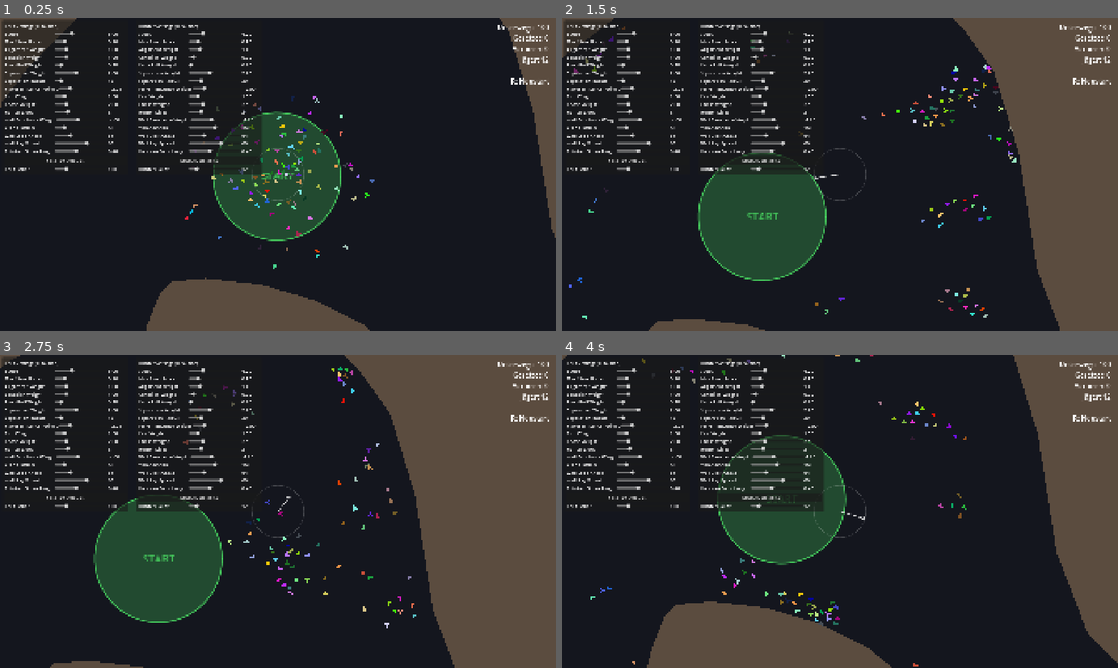
Above: before the commit, frames 1-4 (two rows, left to right).
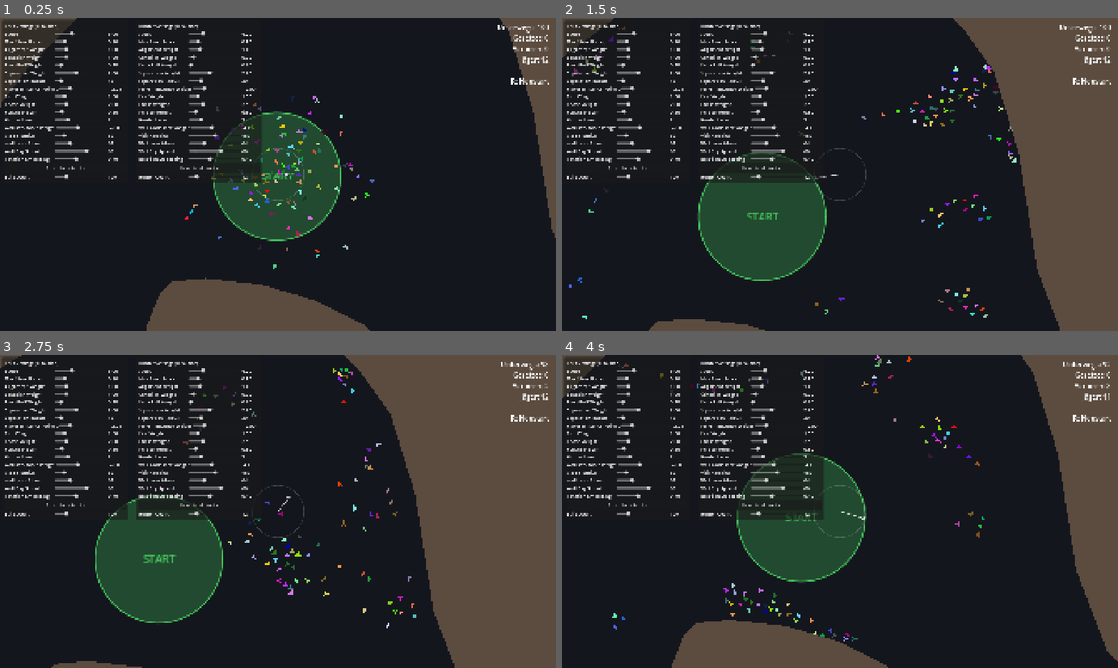
Above: after the commit, the same moments.

Repository: GaslightingRocks/CG-Idea3-swarm
Game: Godot game, scene res://game/game.tscn
The game is run twice, just before and just after one commit, with the same random seed, the same clock (stepped at 60 frames per second) and the same inputs.
Inputs (mouse positions are in pixels of both pictures, inside the frame that each line leads up to):
- Up to frame 1 (0.25 s): no input
- Up to frame 2 (1.5 s): move the mouse to (962, 158) at 0.52 s; move the mouse to (728, 190) at 1.27 s
- Up to frame 3 (2.75 s): move the mouse to (333, 442) at 2.02 s
- Up to frame 4 (4 s): move the mouse to (812, 574) at 2.77 s; move the mouse to (1006, 558) at 3.52 s

The runs differ from the first frame. In frame 1, 1.8% of the frame differs, in the area x 0-48%, y 29-53%; in frame 2, 2.1%; in frame 3, 2.7%; in frame 4, 11%, in the area x 0-100%, y 0-100%.

Commit message:
Keep debug overlay on across restarts, let hunters pursue the swarm
- DebugOverlay.enabled is static, so F3 mode survives R
- pursue_weight: hunters without prey in sight fly toward the center of
  their target flock (EnemyFlock.target_flock = Flock), 0 turns it off

Co-Authored-By: Claude Opus 5.5 <noreply@anthropic.com>

Diff:
--- a/boids-test/debug/debug_overlay.gd
+++ b/boids-test/debug/debug_overlay.gd
@@ -15,6 +15,10 @@
 const WALL_COLOR: Color = Color(1.0, 0.6, 0.1)
 const BEHAVIOR_COLOR: Color = Color(1.0, 0.3, 0.8)
 
+# Whether the overlay is on. "static" means the variable belongs to the script instead of a single node,
+# so it survives restarting the round (R reloads the scene and creates a new overlay node).
+static var enabled: bool = false
+
 # flocks whose boids are drawn, set by the game
 var flocks: Array[Flock] = []
 # camera that is zoomed out while the overlay is on
@@ -28,7 +32,6 @@
 func _ready() -> void:
 	# Drawn on top of everything else in the world
 	z_index = 100
-	visible = false
 
 	# Text in screen space, so it doesn't move with the camera
 	var layer: CanvasLayer = CanvasLayer.new()
@@ -44,18 +47,25 @@
 	info_label.grow_vertical = Control.GROW_DIRECTION_BEGIN
 	info_label.set_anchors_and_offsets_preset(Control.PRESET_BOTTOM_LEFT, Control.PRESET_MODE_MINSIZE, 16)
 
+	if camera:
+		normal_zoom = camera.zoom
+	# Turns the overlay back on if it was on before the restart
+	set_enabled(enabled)
+
 
 func _unhandled_input(event: InputEvent) -> void:
 	# "toggle_debug" is defined in Project Settings > Input Map (F3 by default)
 	if event.is_action_pressed("toggle_debug"):
-		visible = not visible
-		info_label.visible = visible
-		if camera:
-			if visible:
-				normal_zoom = camera.zoom
-				camera.zoom = debug_zoom
-			else:
-				camera.zoom = normal_zoom
+		set_enabled(not enabled)
+
+
+## Shows or hides the overlay and zooms the camera out or back in.
+func set_enabled(value: bool) -> void:
+	enabled = value
+	visible = value
+	info_label.visible = value
+	if camera:
+		camera.zoom = debug_zoom if value else normal_zoom
 
 
 func _process(_delta: float) -> void:
--- a/boids-test/flock/boid_settings.gd
+++ b/boids-test/flock/boid_settings.gd
@@ -25,6 +25,8 @@
 @export_range(0.0, 10.0, 0.1) var flee_weight: float = 1.5
 # how strongly a hunter chases the nearest prey it can see (only used by hunters)
 @export_range(0.0, 10.0, 0.1) var chase_weight: float = 2.0
+# how strongly a hunter flies toward the player's swarm while it sees no prey, 0 = hunters only roam
+@export_range(0.0, 5.0, 0.05) var pursue_weight: float = 0.5
 # lives of a hunter: every kill costs one, it dies at 0 (only used by hunters, applies to newly spawned ones)
 @export_range(1, 10, 1) var hunter_lives: int = 3
 # how strongly the boid turns away from walls detected by its raycasts
--- a/boids-test/flock/flock.gd
+++ b/boids-test/flock/flock.gd
@@ -20,6 +20,8 @@
 @export var settings: BoidSettings
 # turns the mouse into a force; leave empty for a flock the player can't control
 @export var player_influence: PlayerInfluence
+# flock this flock hunts (used by hunters to find the player's swarm), leave empty for none
+@export var target_flock: Flock
 
 # force the player currently applies, read by every boid in its own physics step
 var player_force: Vector2 = Vector2.ZERO
--- a/boids-test/flock/hunter.gd
+++ b/boids-test/flock/hunter.gd
@@ -50,10 +50,14 @@
 
 
 ## Hunters don't flee, they steer toward the nearest prey instead.
+## Without prey in sight they fly toward the swarm they hunt (if pursue_weight is above 0).
 func behavior_force() -> Vector2:
-	if nearest_prey == null:
-		return Vector2.ZERO
-	return steer_towards(nearest_prey.global_position - global_position) * settings.chase_weight
+	if nearest_prey != null:
+		return steer_towards(nearest_prey.global_position - global_position) * settings.chase_weight
+	var target: Flock = flock.target_flock if flock else null
+	if target != null and not target.boids.is_empty():
+		return steer_towards(target.center - global_position) * settings.pursue_weight
+	return Vector2.ZERO
 
 
 ## Kills the nearest prey if it touches the hunter. The hunter loses a life and dies when none are left.
--- a/boids-test/game/game.tscn
+++ b/boids-test/game/game.tscn
@@ -23,7 +23,7 @@
 settings = ExtResource("4_settings")
 player_influence = NodePath("../PlayerInfluence")
 
-[node name="EnemyFlock" type="Node2D" parent="."]
+[node name="EnemyFlock" type="Node2D" parent="." node_paths=PackedStringArray("target_flock")]
 script = ExtResource("3_flock")
 boid_scene_path = "res://flock/hunter.tscn"
 random_colors = false
@@ -31,6 +31,7 @@
 boid_count = 12
 spawn_radius = 70.0
 settings = ExtResource("9_enemy_settings")
+target_flock = NodePath("../Flock")
 
 [node name="Camera2D" type="Camera2D" parent="." unique_id=253825087 node_paths=PackedStringArray("flock")]
 zoom = Vector2(2, 2)
